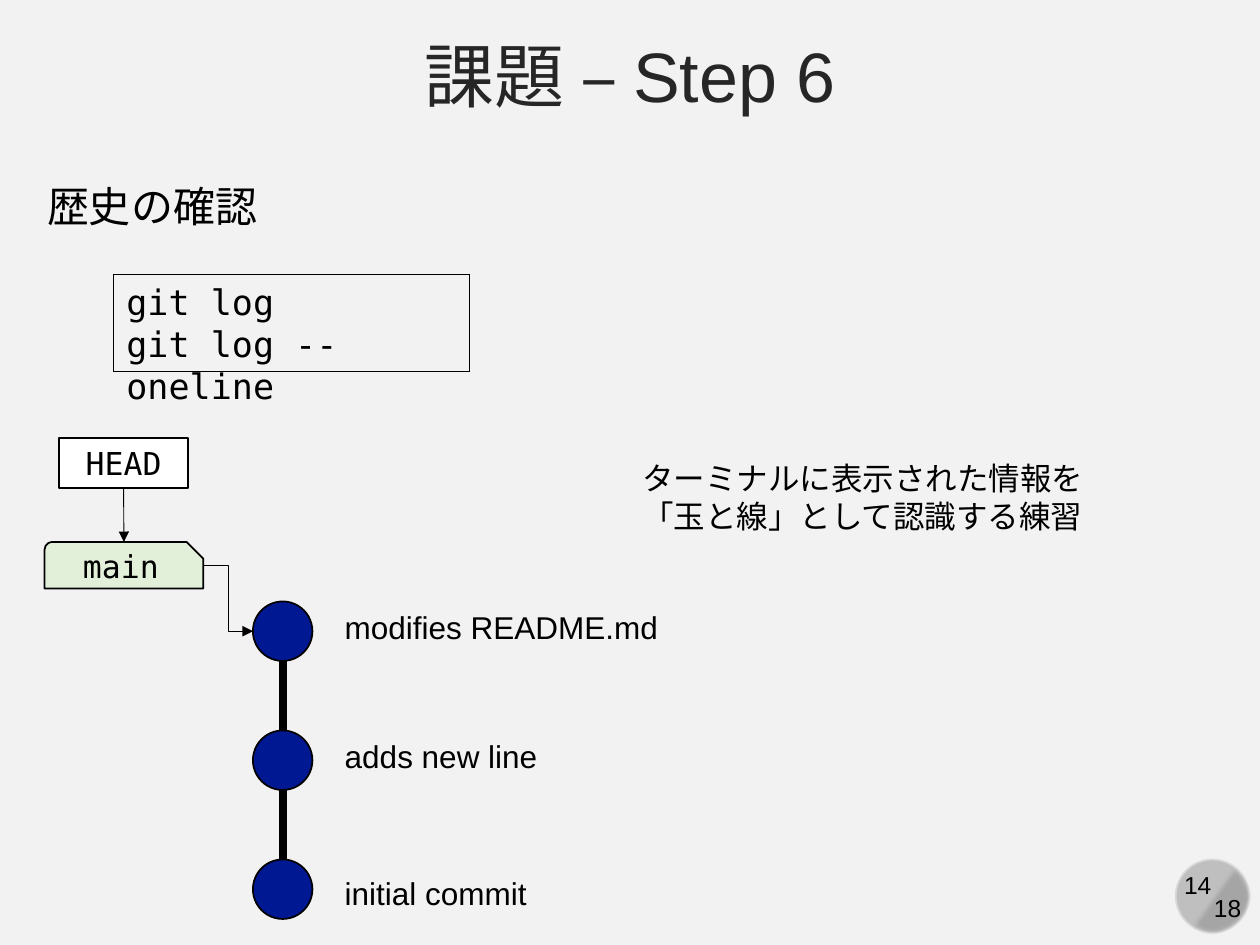
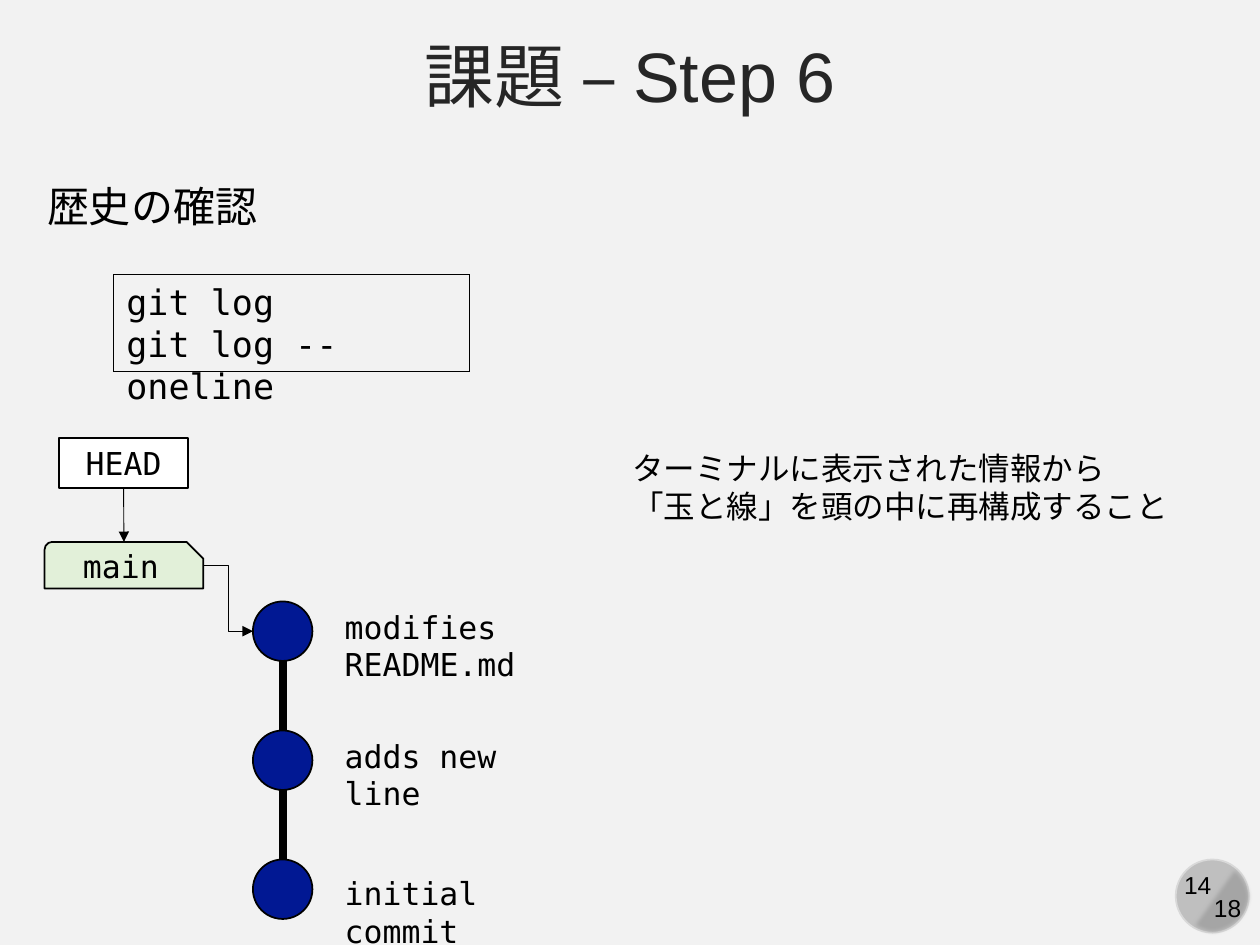
Before and after one commit to kaityo256/github, a slide deck: slide 14 of practice_basic/fig/slide.pptx. Drawn at 1260x945 pixels with LibreOffice and Linux fonts; fonts in the diff are those of the drawing. Boxes give left, top, right and bottom in pixels: in the first picture for what was removed or moved away, otherwise in the second. Text is boxed around its words. In the diff, an @@ line names an element or a change of style, - is before the commit and + after.

```diff
--- a/practice_basic/fig/slide.pptx
+++ b/practice_basic/fig/slide.pptx
@@ text at bbox=[632, 453, 1168, 521]: text changed @@
-ターミナルに表示された情報を
-「玉と線」として認識する練習
+ターミナルに表示された情報から
+「玉と線」を頭の中に再構成すること
@@ font Arial to DejaVu Sans Mono in 3 elements at bbox=[345, 615, 516, 677], bbox=[345, 744, 496, 806], bbox=[345, 881, 478, 944] @@
```
Also in this commit, not shown: 7 other slides changed, 1 slide removed, 1 other file.
